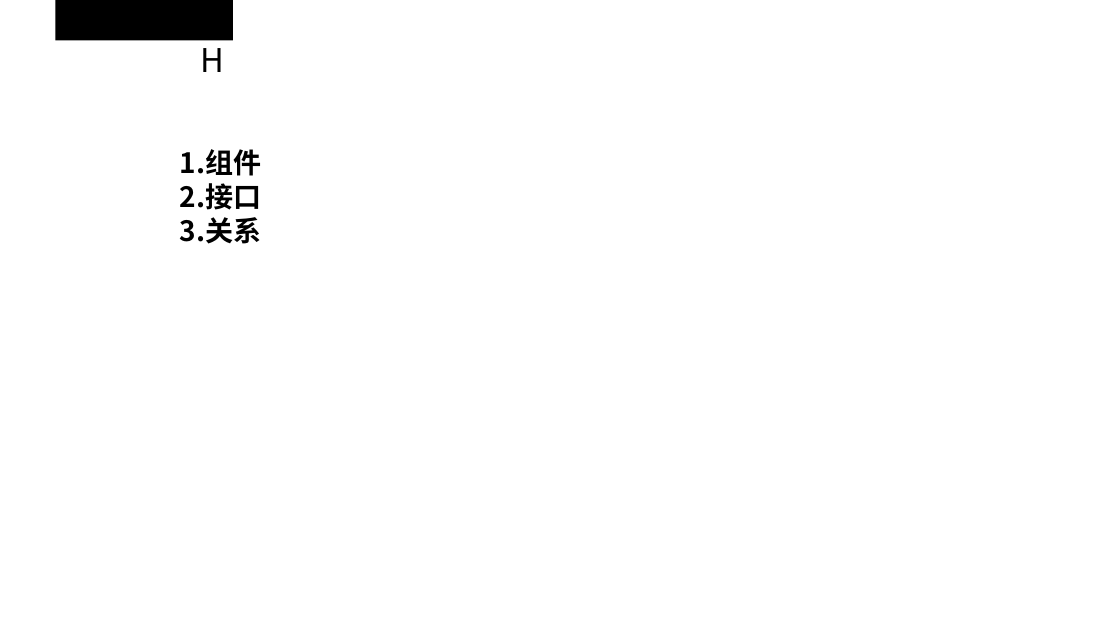
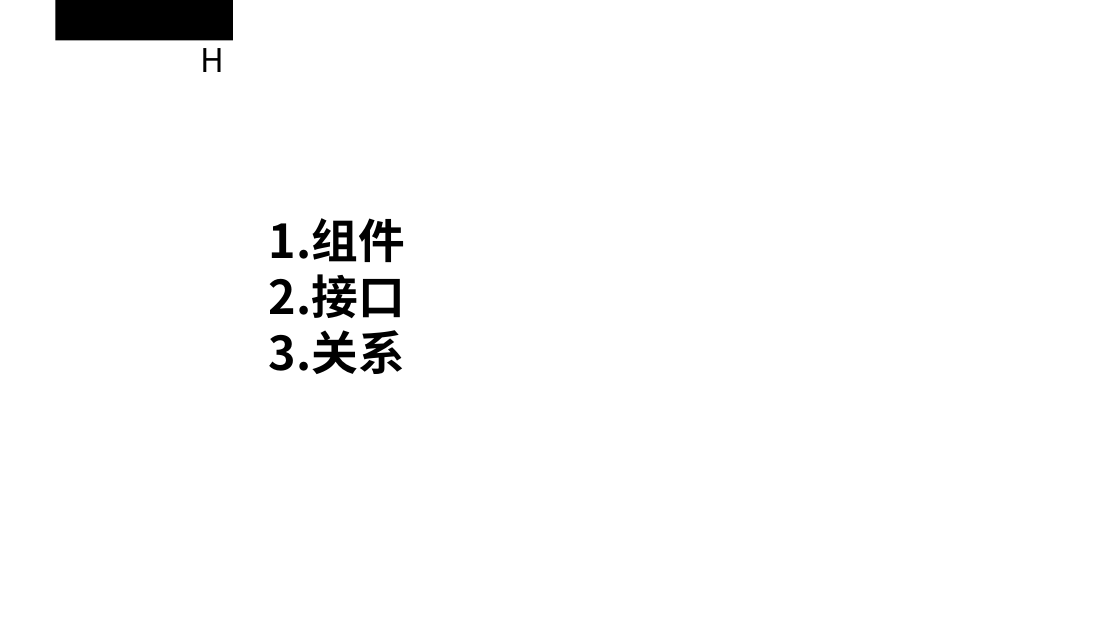
Before and after one commit to PRD2018-G10/TeachingAssistWebsiteProject, a slide deck: slide 33 of 非受控文档/2翻转PPT/PRD2018-G10-UML基础3.pptx. Drawn at 1120x630 pixels with LibreOffice and Linux fonts; fonts in the diff are those of the drawing. Boxes give left, top, right and bottom in pixels: in the first picture for what was removed or moved away, otherwise in the second. Text is boxed around its words. In the diff, an @@ line names an element or a change of style, - is before the commit and + after.

```diff
--- a/非受控文档/2翻转PPT/PRD2018-G10-UML基础3.pptx
+++ b/非受控文档/2翻转PPT/PRD2018-G10-UML基础3.pptx
@@ text "1.组件": place and size @@
-text "1.组件" at [180, 149, 262, 244]
+text "1.组件" at [269, 218, 405, 374]
@@ text "1.组件" at [269, 218, 405, 374]: size 24 to 40 pt @@
```
Also in this commit, not shown: 12 other slides changed.
